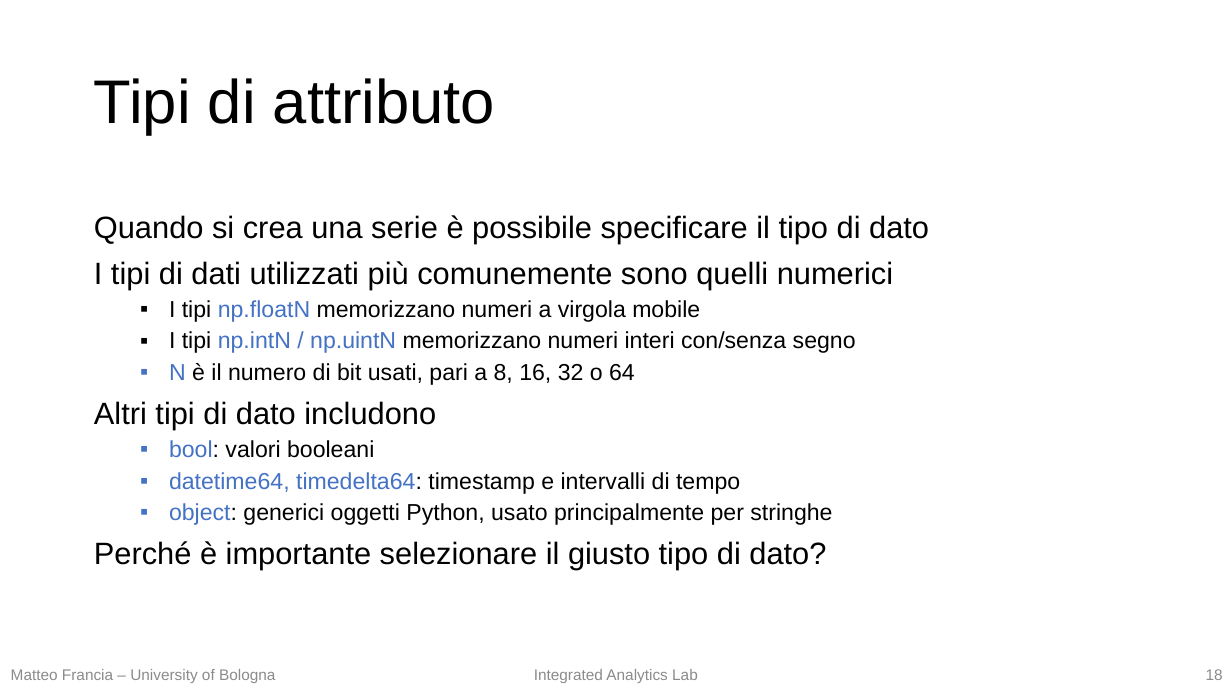
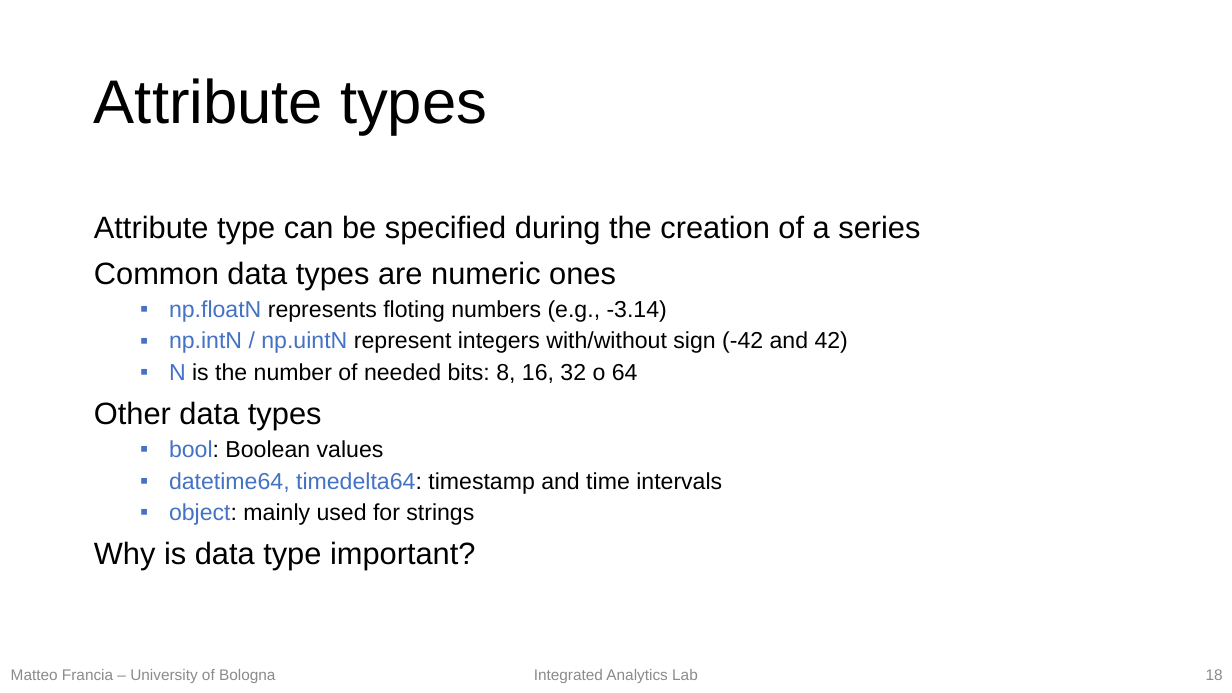
Before and after one commit to w4bo/teaching-handsondatapipelines, a slide deck: slide 18 of 01-MachineLearning/01-slides.pptx. Drawn at 1232x693 pixels with LibreOffice and Linux fonts; fonts in the diff are those of the drawing. Boxes give left, top, right and bottom in pixels: in the first picture for what was removed or moved away, otherwise in the second. Text is boxed around its words. In the diff, an @@ line names an element or a change of style, - is before the commit and + after.

```diff
--- a/01-MachineLearning/01-slides.pptx
+++ b/01-MachineLearning/01-slides.pptx
@@ title at [94,78,487,135]: text changed @@
-Tipi di attributo
+Attribute types
@@ text at [94,215,920,570]: text changed @@
-Quando si crea una serie è possibile specificare il tipo di dato
-I tipi di dati utilizzati più comunemente sono quelli numerici
-  ▪ I tipi np.floatN memorizzano numeri a virgola mobile
-  ▪ I tipi np.intN / np.uintN memorizzano numeri interi con/senza segno
-  ▪ N è il numero di bit usati, pari a 8, 16, 32 o 64
-Altri tipi di dato includono
-  ▪ bool: valori booleani
-  ▪ datetime64, timedelta64: timestamp e intervalli di tempo
-  ▪ object: generici oggetti Python, usato principalmente per stringhe
-Perché è importante selezionare il giusto tipo di dato?
+Attribute type can be specified during the creation of a series
+Common data types are numeric ones
+  ▪ np.floatN represents floting numbers (e.g., -3.14)
+  ▪ np.intN / np.uintN represent integers with/without sign (-42 and 42)
+  ▪ N is the number of needed bits: 8, 16, 32 o 64
+Other data types
+  ▪ bool: Boolean values
+  ▪ datetime64, timedelta64: timestamp and time intervals
+  ▪ object: mainly used for strings
+Why is data type important?
```
Also in this commit, not shown: 25 other slides changed, 1 slide added, 1 slide removed, 1 other file.
